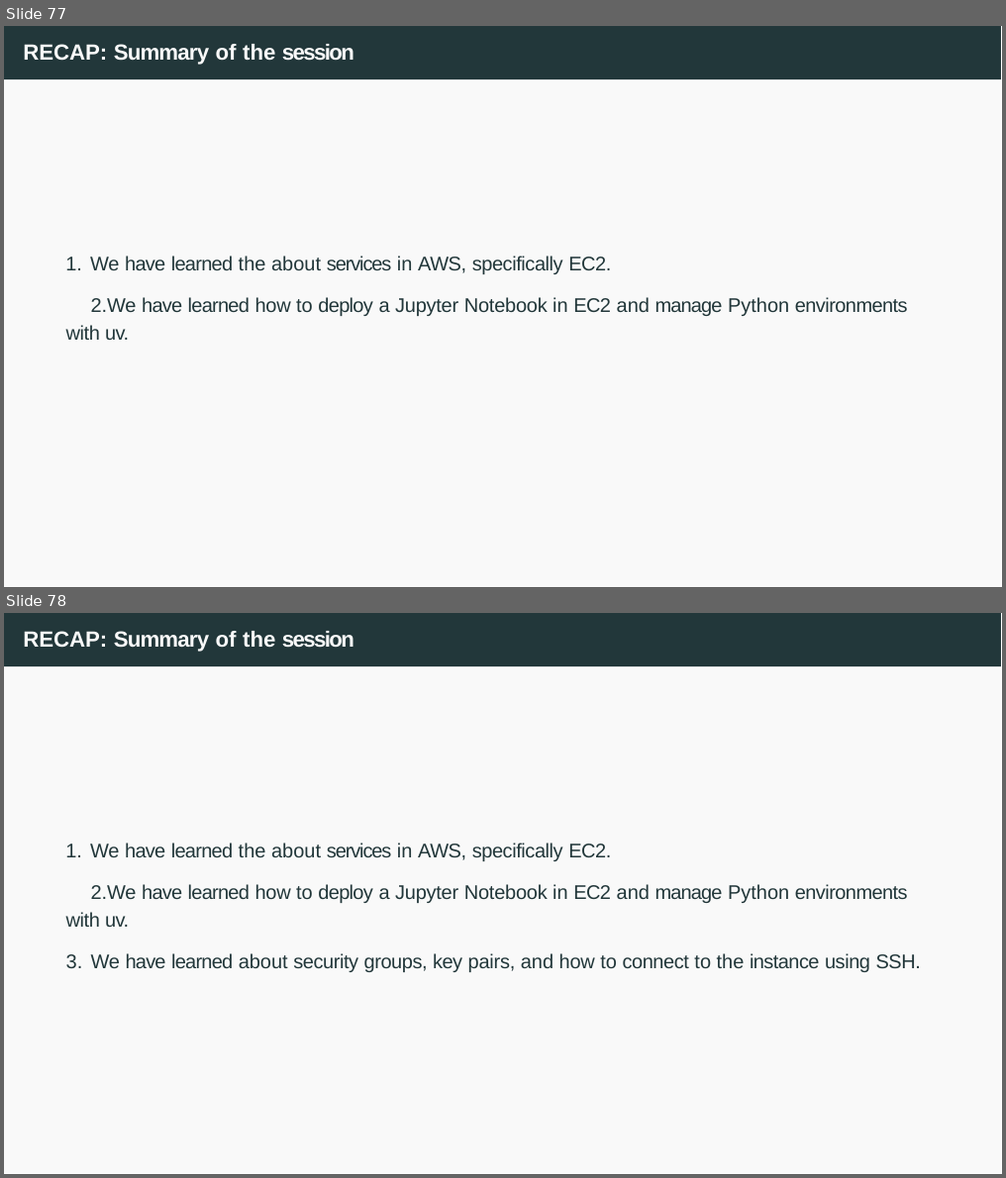
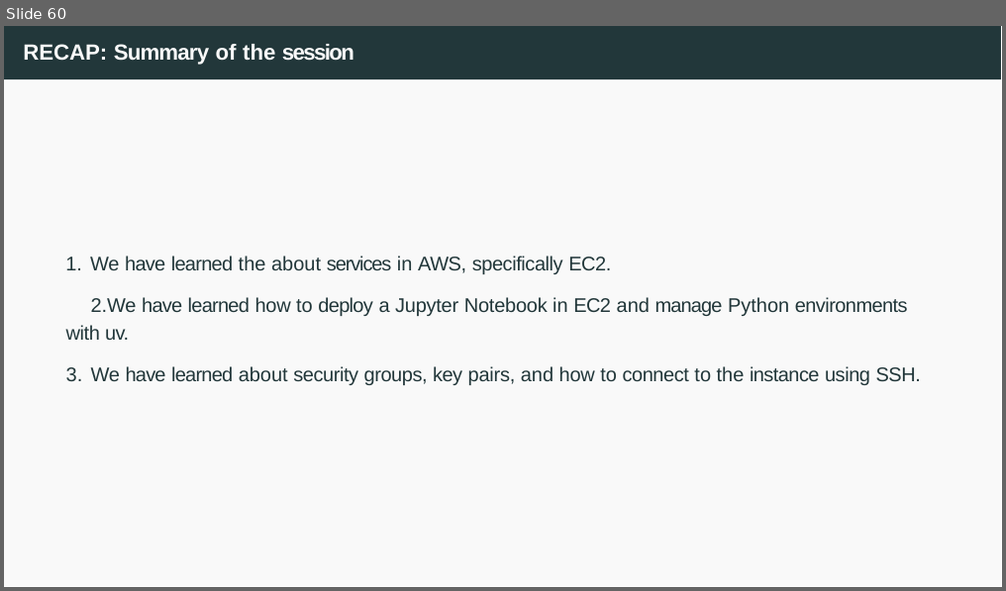
Before and after one commit to joanpaucm/HPDCB, a slide deck: src/slides/Session 3 - Introduction to AWS + EC2-2026.pptx. Shown one above the other, each under a label of ours: slides 77 and 78 before the commit, slide 60 after it. The pictures are 1006x1178 and 1006x591 pixels, drawn with LibreOffice and Linux fonts; fonts in the diff are those of the drawing. Boxes give left, top, right and bottom in pixels: in the first picture for what was removed or moved away, otherwise in the second. Text is boxed around its words. In the diff, an @@ line names an element or a change of style, - is before the commit and + after.

```diff
--- a/src/slides/Session 3 - Introduction to AWS + EC2-2026.pptx
+++ b/src/slides/Session 3 - Introduction to AWS + EC2-2026.pptx
@@ slide 77 removed at (4, 26, 1002, 587), background #FFFFFF; not listed: 2 template elements that a slide beside it also shows @@
@@ title removed at (23, 44, 354, 65) @@
-RECAP: Summary of the session
@@ text removed at (66, 256, 908, 340) @@
-1. We have learned the about services in AWS, specifically EC2.
-2. We have learned how to deploy a Jupyter Notebook in EC2 and manage Python environments with uv.
@@ what was slide 78 is now slide 60 @@
```
Also in this commit, not shown: 19 other slides removed, 3 other files.
